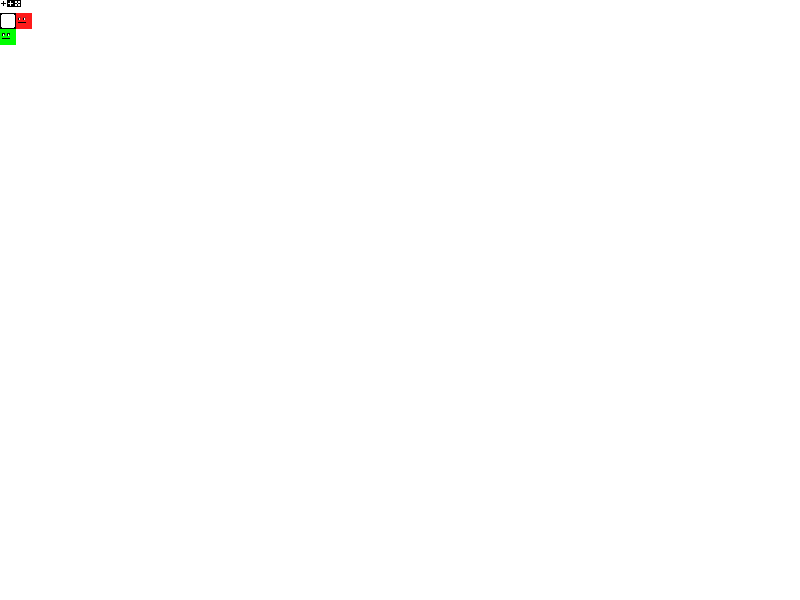
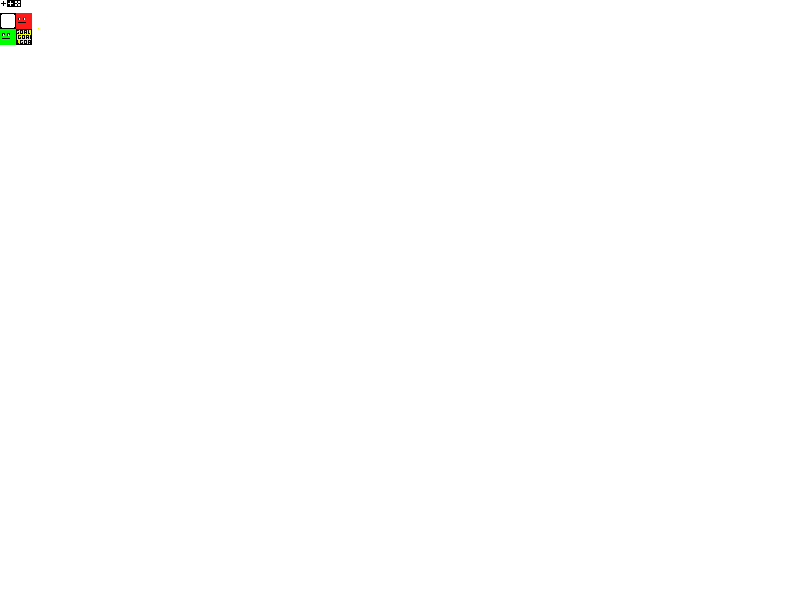
Layer changes from the first 800×600 image to the second:
painted on "SpriteSheet.png" over [16, 28, 39, 45]
